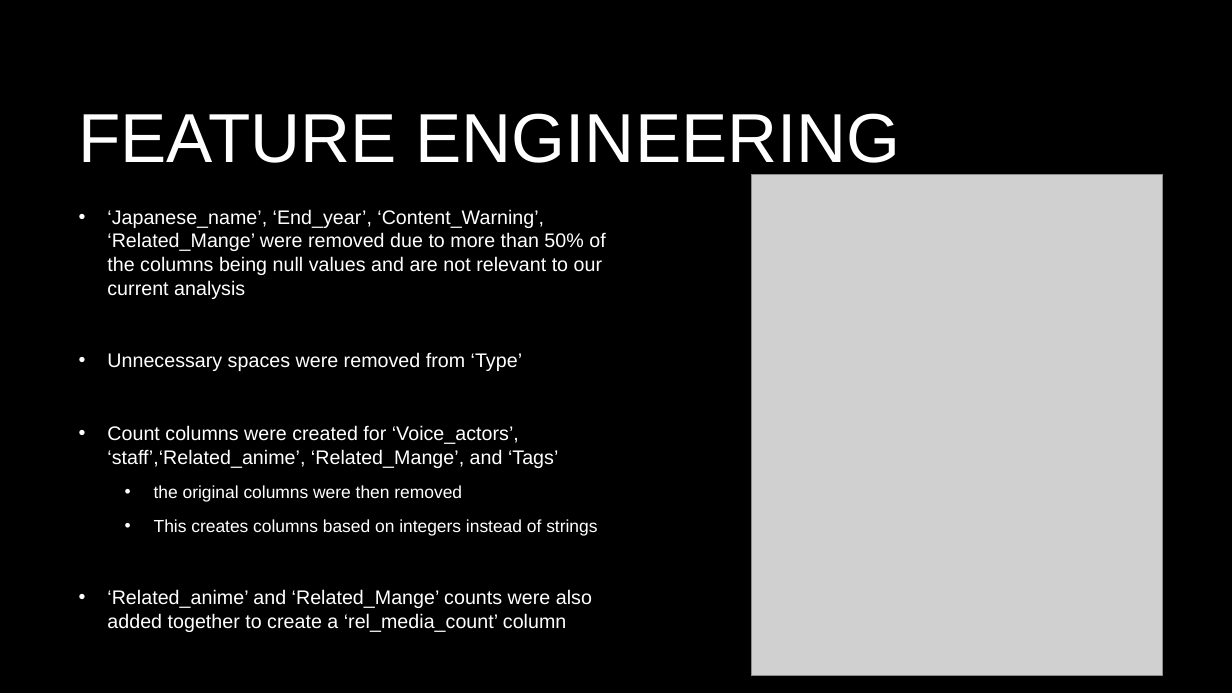
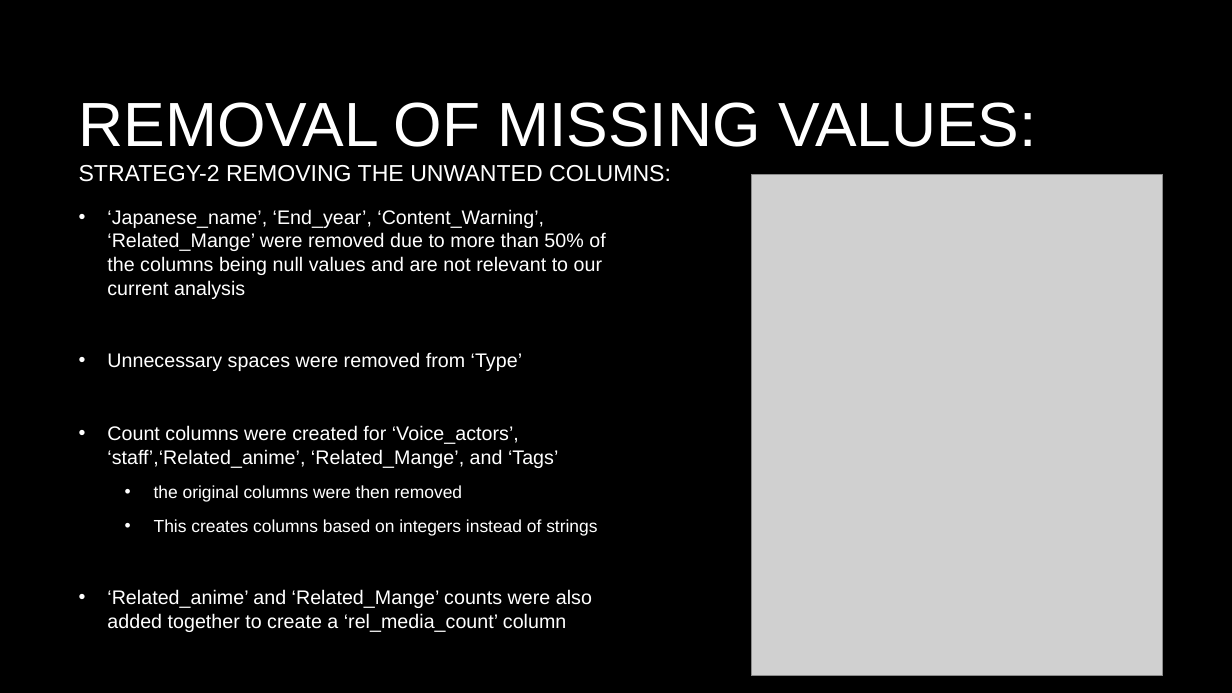
Before and after one commit to SwathiMurali/DATS-6103-T4, a slide deck: slide 9 of Anime_Presentation[1].pptx (slide 10 before the commit). Drawn at 1232x693 pixels with LibreOffice and Linux fonts; fonts in the diff are those of the drawing; grey boxes stand for pictures; background and template pictures are left out. Boxes give left, top, right and bottom in pixels: in the first picture for what was removed or moved away, otherwise in the second. Text is boxed around its words. In the diff, an @@ line names an element or a change of style, - is before the commit and + after.

```diff
--- a/Anime_Presentation[1].pptx
+++ b/Anime_Presentation[1].pptx
@@ title at [79, 102, 1037, 182]: text changed; size 54 to 18 pt @@
-FEATURE ENGINEERING
+REMOVAL OF MISSING VALUES:
+STRATEGY-2 REMOVING THE UNWANTED COLUMNS:
```
Also in this commit, not shown: 3 other slides changed, 2 slides added, 1 slide removed.
